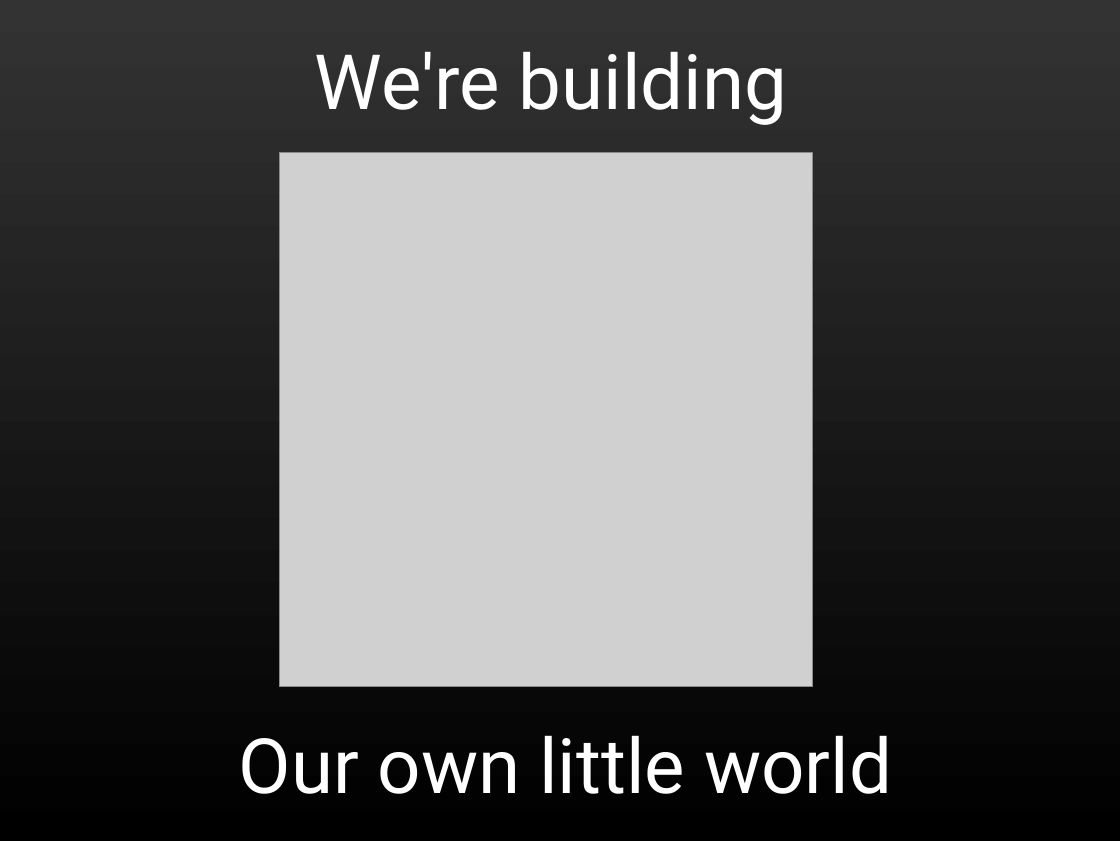
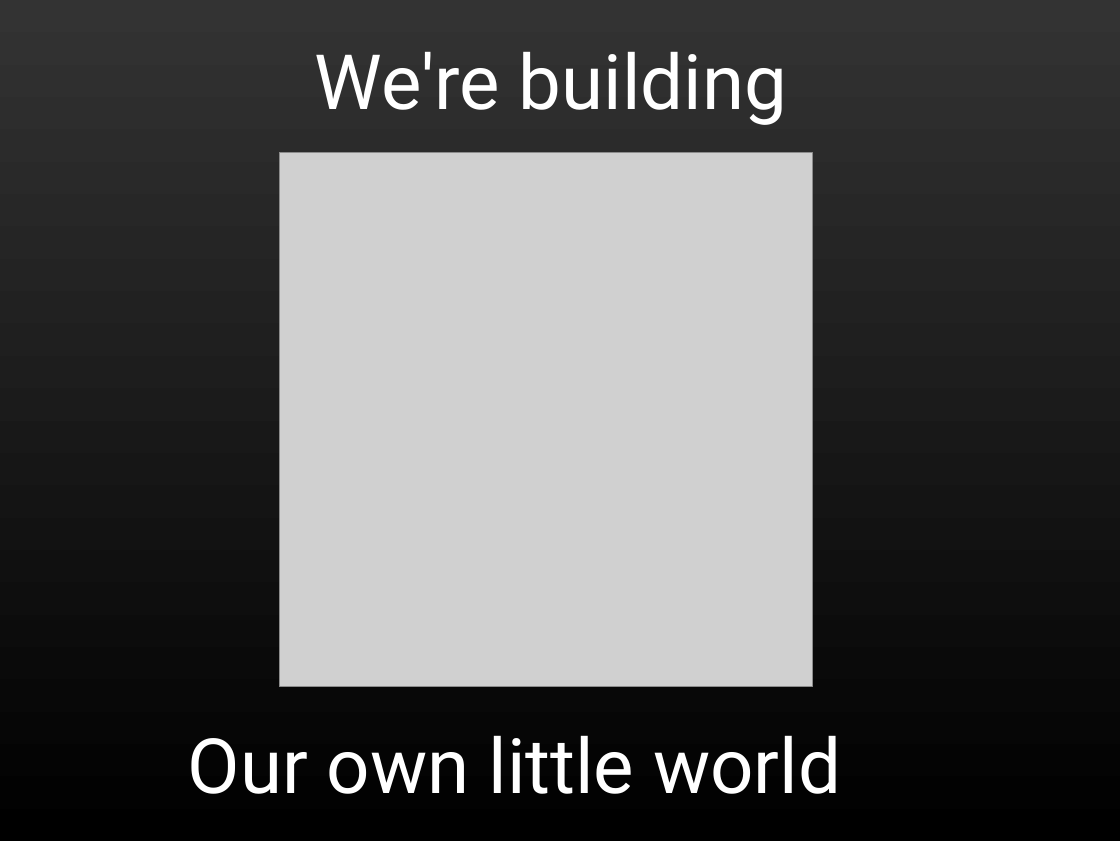
Before and after one commit to shegeek/teapots_can_fly, a slide deck: slide 4 of slides/teapots0.odp. Drawn at 1120x841 pixels with LibreOffice and Linux fonts; fonts in the diff are those of the drawing; grey boxes stand for pictures. Boxes give left, top, right and bottom in pixels: in the first picture for what was removed or moved away, otherwise in the second. Text is boxed around its words. In the diff, an @@ line names an element or a change of style, - is before the commit and + after.

```diff
--- a/slides/teapots0.odp
+++ b/slides/teapots0.odp
@@ text "Our own little world": place and size @@
-text "Our own little world" at bbox=[239, 735, 892, 794]
+text "Our own little world" at bbox=[188, 735, 841, 794]
```
Also in this commit, not shown: 3 other slides changed.
